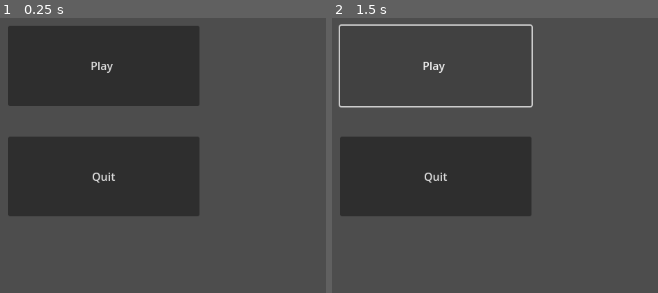
Above: before the commit, frames 1-2 (left to right).
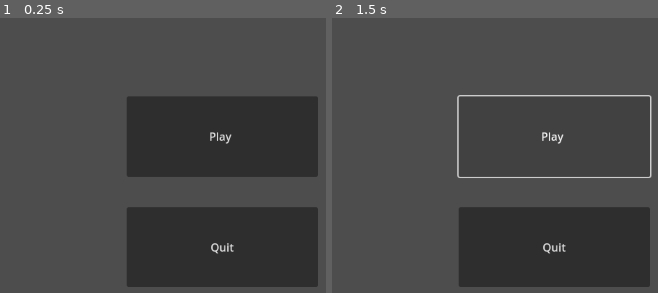
Above: after the commit, the same moments.

Repository: g-whittington/PlatformerDemo
Game: Godot game, scene res://scenes/main.tscn
The game is run twice, just before and just after one commit, with the same random seed, the same clock (stepped at 60 frames per second) and the same inputs.
Inputs:
- Up to frame 1 (0.25 s): no input
- Up to frame 2 (1.5 s): click "Play" at 0.5 s; click "Play" at 1.25 s

The runs differ from the first frame. In frame 1, 58% of the frame differs, in the area x 2-98%, y 2-98%; in frame 2, 31%.

Commit message:
Added quit functionality to main script

Diff:
--- a/scenes/main.tscn
+++ b/scenes/main.tscn
@@ -6,15 +6,17 @@
 script = ExtResource("1_41tu1")
 
 [node name="Play" type="Button" parent="."]
-offset_left = 287.0
-offset_top = 79.0
-offset_right = 563.0
-offset_bottom = 195.0
+offset_left = 458.0
+offset_top = 181.0
+offset_right = 734.0
+offset_bottom = 297.0
 text = "Play "
 
 [node name="Quit" type="Button" parent="."]
-offset_left = 287.0
-offset_top = 239.0
-offset_right = 563.0
-offset_bottom = 354.0
+offset_left = 458.0
+offset_top = 341.0
+offset_right = 734.0
+offset_bottom = 456.0
 text = "Quit"
+
+[connection signal="pressed" from="Quit" to="." method="_on_quit_pressed"]
--- a/scripts/main.gd
+++ b/scripts/main.gd
@@ -1 +1,7 @@
 extends Node2D
+
+
+
+
+func _on_quit_pressed():
+	get_tree().quit()
